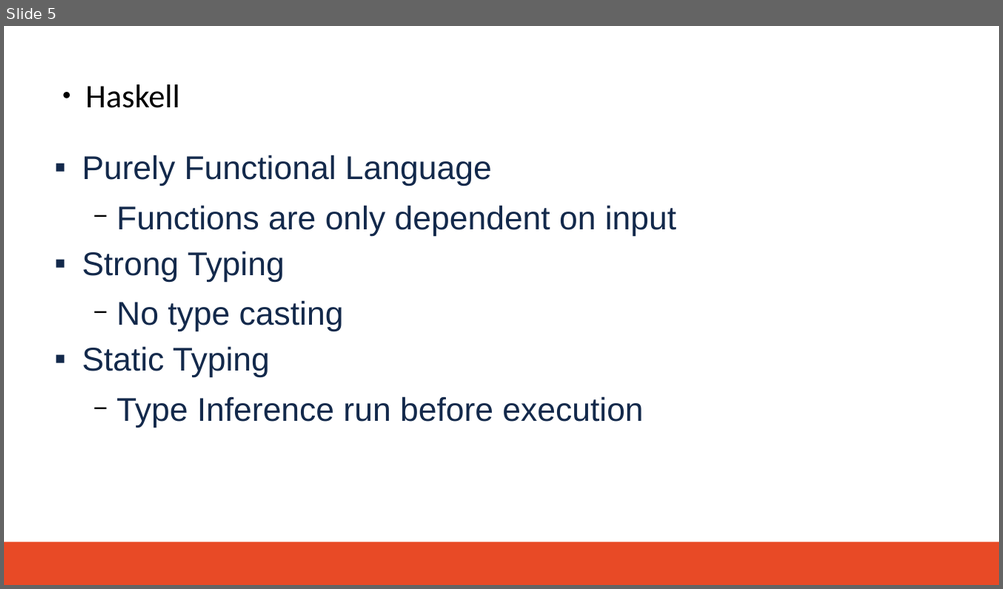
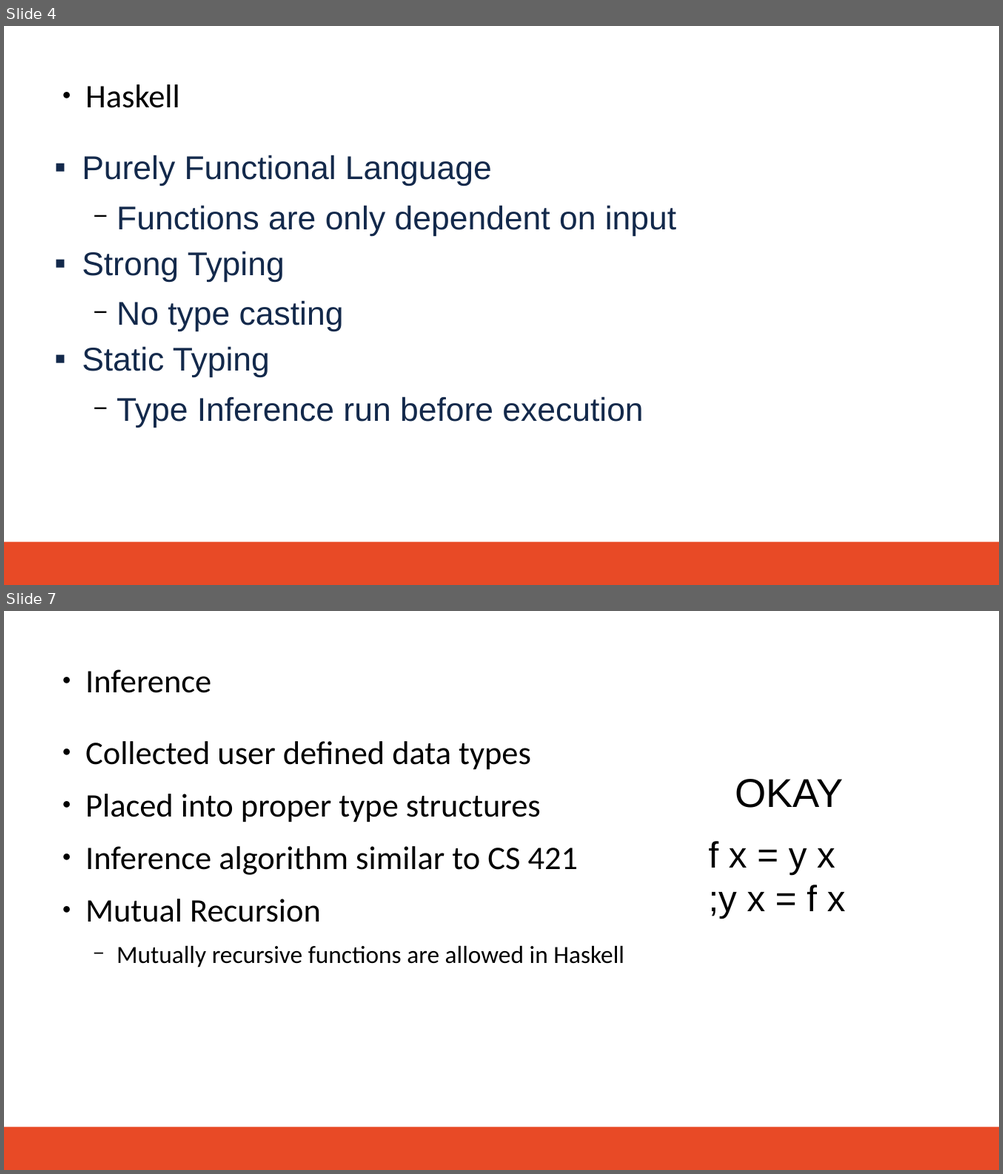
Before and after one commit to brrmorre/SeniorThesis, a slide deck: presentation/presentation.odp. Shown one above the other, each under a label of ours: slide 5 before the commit, slides 4 and 7 after it; the slides between them are not shown. The pictures are 1003x589 and 1003x1174 pixels, drawn with LibreOffice and Linux fonts; fonts in the diff are those of the drawing; background and template pictures are left out. Boxes give left, top, right and bottom in pixels: in the first picture for what was removed or moved away, otherwise in the second. Text is boxed around its words. In the diff, an @@ line names an element or a change of style, - is before the commit and + after.

```diff
--- a/presentation/presentation.odp
+++ b/presentation/presentation.odp
@@ slide 7 added at [4,611,999,1170], background #FFFFFF; not listed: 1 template element that a slide beside it also shows @@
@@ text added at [85,669,211,693], 36 pt, text #000000 @@
+● Inference
@@ text added at [85,741,624,968], 36 pt, text #000000 @@
+● Collected user defined data types
+● Placed into proper type structures
+● Inference algorithm similar to CS 421
+● Mutual Recursion
+  − Mutually recursive functions are allowed in Haskell
@@ text added at [734,779,843,808], 44 pt, text #000000 @@
+OKAY
@@ text added at [708,841,845,919], 40 pt, text #000000 @@
+f x = y x
+;y x = f x
@@ what was slide 5 is now slide 4 @@
```
Also in this commit, not shown: 3 slides changed, 1 other slide added, 3 slides removed, 7 other files.
